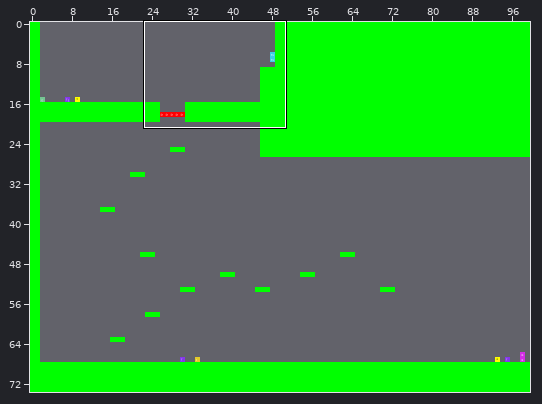
An edit to a level. Tiled map (JSON), source/src/assets/map/cave.json. The picture above shows the old version from afar; the outline marks the close-up.
Close-up. The starting point:
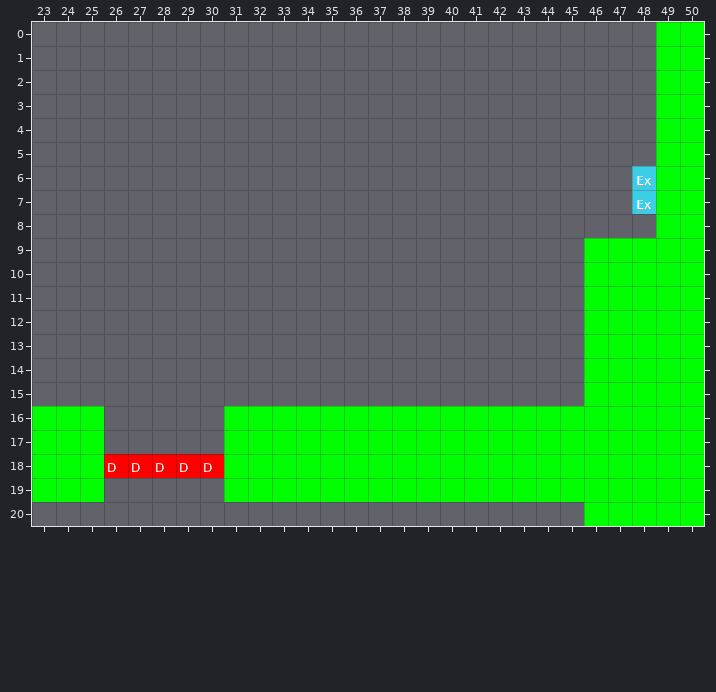
Cells are 32x32 px. Shown: x 23..50, y 0..20. The commit also changed other parts of the map, which this record leaves out. Tiles whose own drawing changed are shown in their newer look in all pictures.
And afterwards:
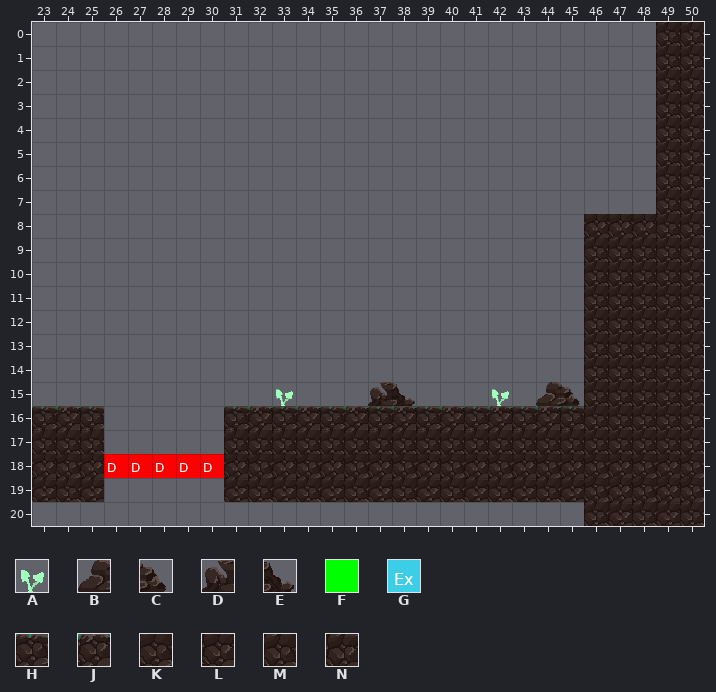
Key: from "cave2": A 379, B 380, C 381, D 383, E 384, F 417, G 418, H 429, J 430, K 454, L 455, M 479, N 480.
_ is an empty cell.
Tiles of an added or newly shown layer are drawn over the layers below it.
Difference:
Layer "collision" (now hidden):
y 0..5: x 49..50 FF -> __
y 6..7: x 48..50 GFF -> ___
y 8: x 49..50 FF -> __
y 9..15: x 46..50 FFFFF -> _____
y 16..19: x 23..25 FFF -> ___; x 31..50 FFFFFFFFFFFFFFFFFFFF -> ____________________
y 20: x 46..50 FFFFF -> _____
Layer "world" (now shown):
y 0..7: x 49..50 __ -> MM
y 8: x 46..50 _____ -> LLLMM
y 9..14: x 46..50 _____ -> MMMMM
y 15: x 33 _ -> A; x 37..38 __ -> DE; x 42 _ -> A; x 44..50 _______ -> BCMMMMM
y 16: x 23..25 ___ -> HJH; x 31..50 ____________________ -> HJHJHJHJHJHJHJHMMMMM
y 17: x 23..25 ___ -> MMM; x 31..50 ____________________ -> MMMMMMMMMMMMMMMMMMMM
y 18: x 23..25 ___ -> LKL; x 31..50 ____________________ -> LKLKLKLKLKLKLKLKLKLK
y 19: x 23..25 ___ -> NMN; x 31..50 ____________________ -> NMNMNMNMNMNMNMNKLKLK
y 20: x 46..50 _____ -> MNMNM
Changed places in both close-ups, as pixel boxes (x1, y1, x2, y2):
changed: (224, 22, 704, 526)
changed: (32, 406, 104, 502)
